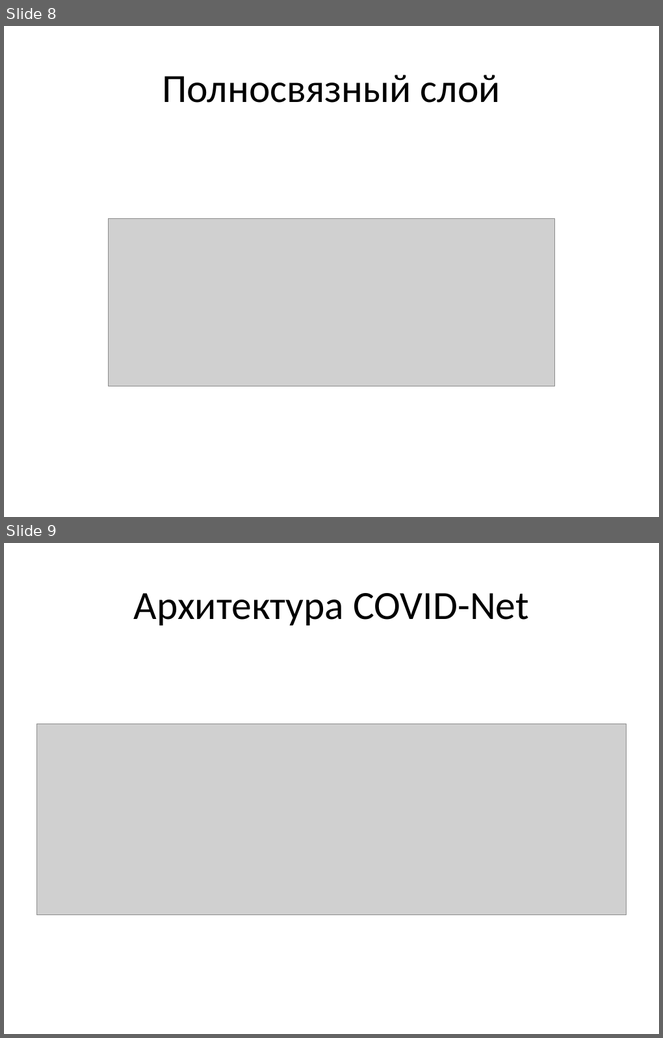
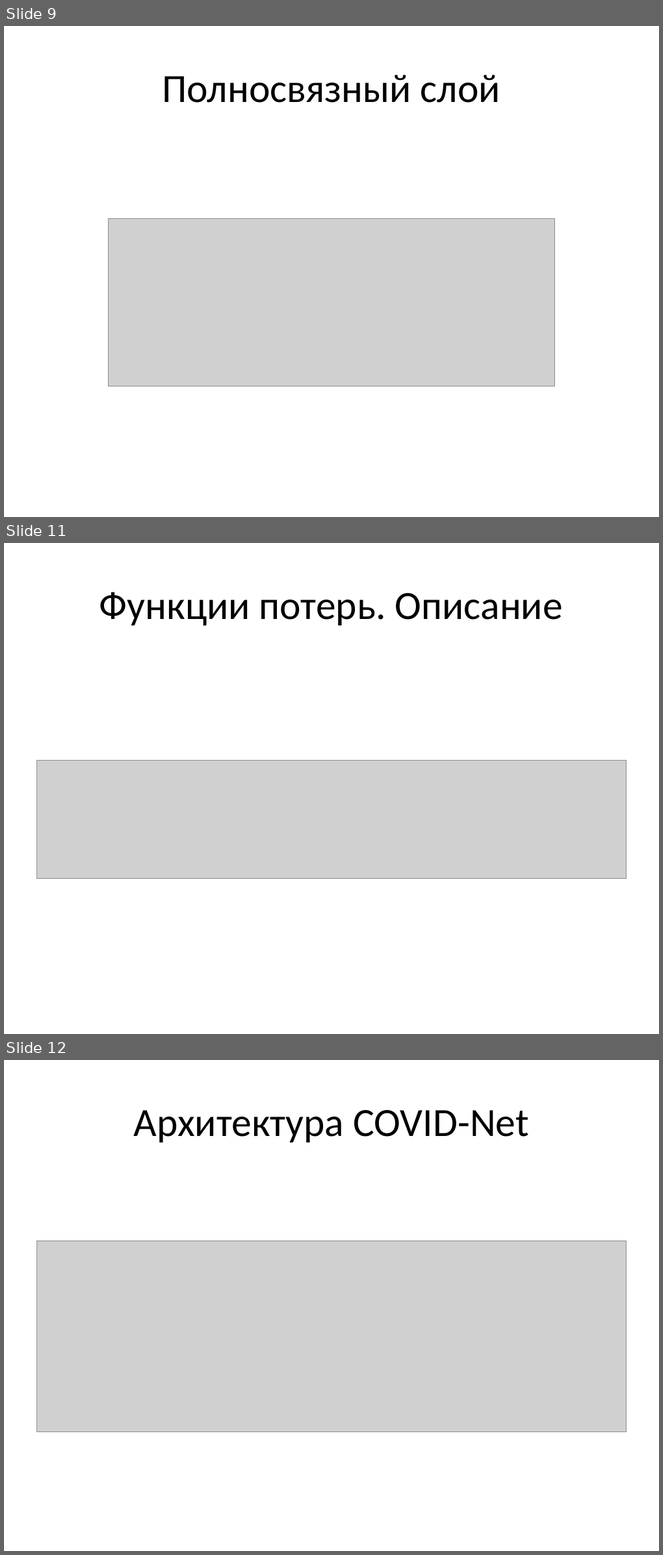
Before and after one commit to koshkit/VKR, a slide deck: slides.pptx. Shown one above the other, each under a label of ours: slides 8 and 9 before the commit, slides 9, 11 and 12 after it; the slides between them are not shown. The pictures are 663x1038 and 663x1555 pixels, drawn with LibreOffice and Linux fonts; fonts in the diff are those of the drawing; grey boxes stand for pictures. Boxes give left, top, right and bottom in pixels: in the first picture for what was removed or moved away, otherwise in the second. Text is boxed around its words. In the diff, an @@ line names an element or a change of style, - is before the commit and + after.

```diff
--- a/slides.pptx
+++ b/slides.pptx
@@ slide 11 added at <box>4,543,659,1034</box>, background #FFFFFF @@
@@ title added at <box>100,592,563,626</box>, 44 pt, text #000000 @@
+Функции потерь. Описание
@@ picture added at <box>36,761,627,879</box> @@
@@ what was slide 8 is now slide 9 @@
@@ what was slide 9 is now slide 12 @@
```
Also in this commit, not shown: 1 slide changed, 2 other slides added, 4 other files.
